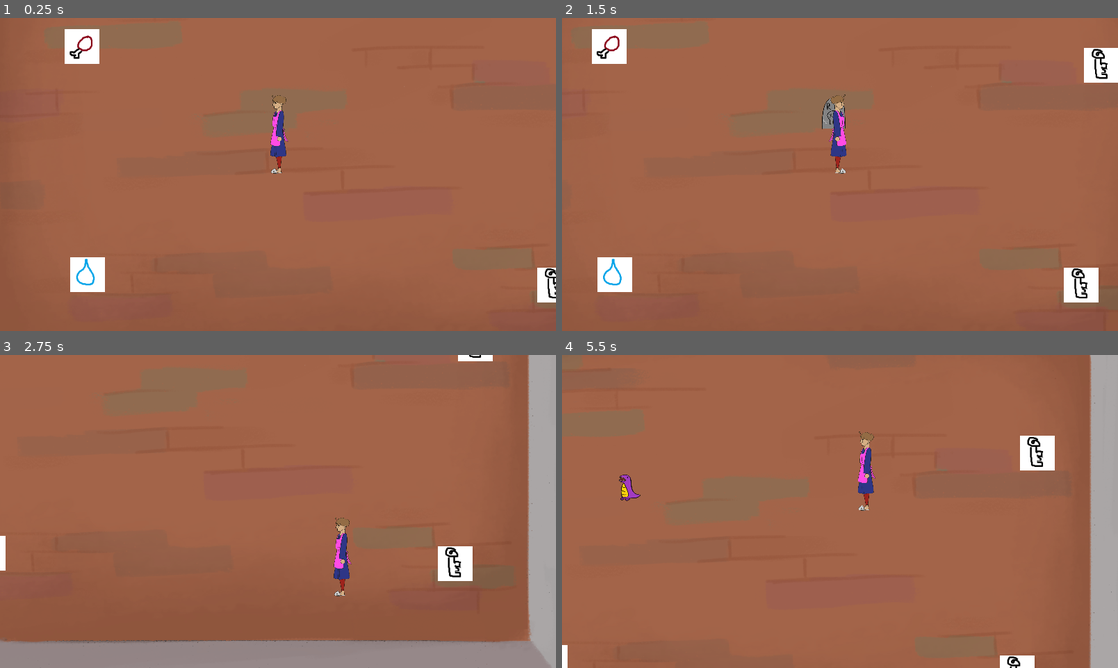
Above: before the commit, frames 1-4 (two rows, left to right).
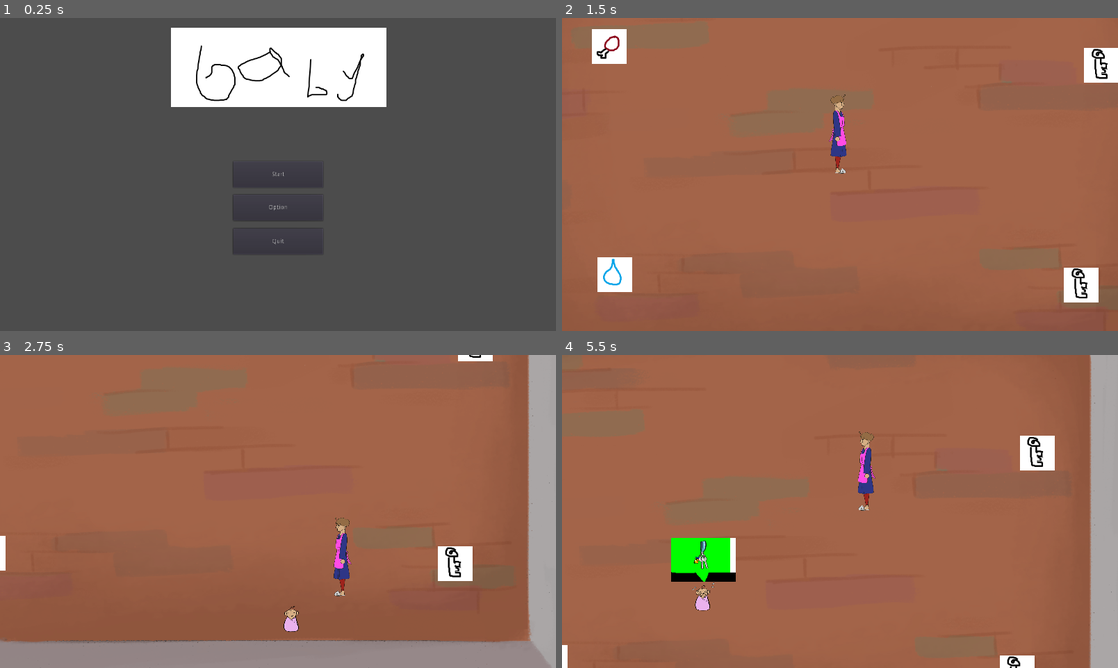
Above: after the commit, the same moments.

Repository: okay-cam/raising_kids
Game: Godot game, scene res://src/start_menu.tscn
Two runs of this game, one before a commit and one after it. Both use one fixed random seed, a clock stepped at 60 frames per second and the inputs below. Before the commit the project starts from res://src/Level.tscn.
Inputs (mouse positions are in pixels of both pictures, inside the frame that each line leads up to):
- Up to frame 1 (0.25 s): no input
- Up to frame 2 (1.5 s): click (840, 174) at 0.5 s, where only the run after the commit has a clickable "Start"; tap Enter at 1.25 s; move the mouse to (962, 158) at 1.27 s; hold D (right) from 1.28 s (still down); click (962, 158) at 1.35 s
- Up to frame 3 (2.75 s): move the mouse to (166, 527) at 2.02 s; release D (right) at 2.03 s; hold S (down) from 2.03 s (still down); tap E (pickup) at 2.1 s
- Up to frame 4 (5.5 s): move the mouse to (895, 442) at 2.77 s; release S (down) at 2.78 s; hold D (right) 2.78-3.53 s; click (895, 442) at 2.85 s; move the mouse to (812, 574) at 3.52 s; hold W (up) 3.53-4.28 s; tap E (pickup) at 3.6, 5.1 s; move the mouse to (1006, 558) at 4.27 s; hold A (left) from 4.28 s (still down); click (1006, 558) at 4.35 s; move the mouse to (673, 464) at 5.02 s

The runs differ from the first frame. In frame 1, 100% of the frame differs, in the area x 0-100%, y 0-100%; in frame 2, 0.2%; in frame 3, 0.2%; in frame 4, 2.0%.

Commit message:
music

Diff:
--- a/project.godot
+++ b/project.godot
@@ -15,7 +15,7 @@
 [application]
 
 config/name="RaisingKids"
-run/main_scene="res://src/Level.tscn"
+run/main_scene="res://src/start_menu.tscn"
 
 [display]
 
--- a/src/Level.tscn
+++ b/src/Level.tscn
@@ -83,7 +83,7 @@
 [node name="Music" type="AudioStreamPlayer" parent="."]
 stream = ExtResource( 8 )
 volume_db = -5.0
-bus = "Music"
+autoplay = true
 
 [node name="Floor" type="Sprite" parent="."]
 scale = Vector2( 0.8, 0.8 )
--- a/src/start_menu.tscn
+++ b/src/start_menu.tscn
@@ -1,8 +1,9 @@
-[gd_scene load_steps=5 format=2]
+[gd_scene load_steps=6 format=2]
 
 [ext_resource path="res://assets/placeholder/baby_title.png" type="Texture" id=1]
 [ext_resource path="res://src/Level.tscn" type="PackedScene" id=2]
 [ext_resource path="res://src/start_menu.gd" type="Script" id=3]
+[ext_resource path="res://assets/music/nursery_menu (1).wav" type="AudioStream" id=4]
 
 [sub_resource type="Theme" id=1]
 
@@ -69,6 +70,10 @@
 margin_bottom = 204.0
 texture = ExtResource( 1 )
 
+[node name="AudioStreamPlayer" type="AudioStreamPlayer" parent="."]
+stream = ExtResource( 4 )
+autoplay = true
+
 [connection signal="button_up" from="Control/Start_buton" to="." method="_on_Start_Button_button_up"]
 [connection signal="button_up" from="Control/Option_button" to="." method="_on_Option_button_button_up"]
 [connection signal="button_up" from="Control/Quit_buton" to="." method="_on_Quit_buton_button_up"]
Not shown, changed: assets/music/nursery_gameplay_loop.wav.import
Not shown, added: assets/music/nursery_menu (1).wav.import
Not shown, added: assets/music/nursery_menu (1).wav
